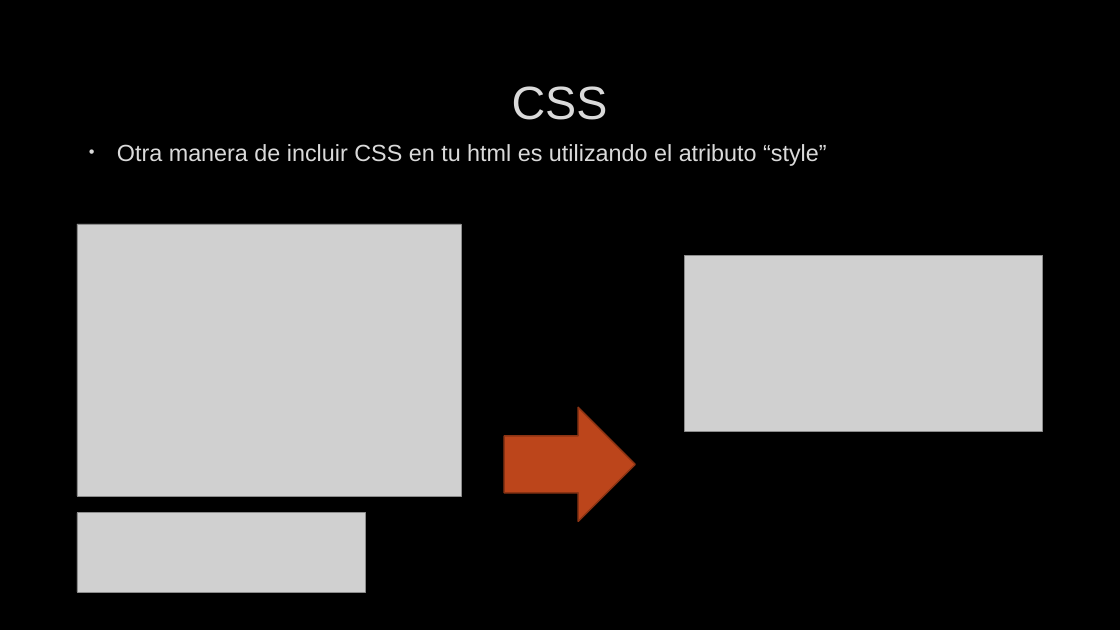
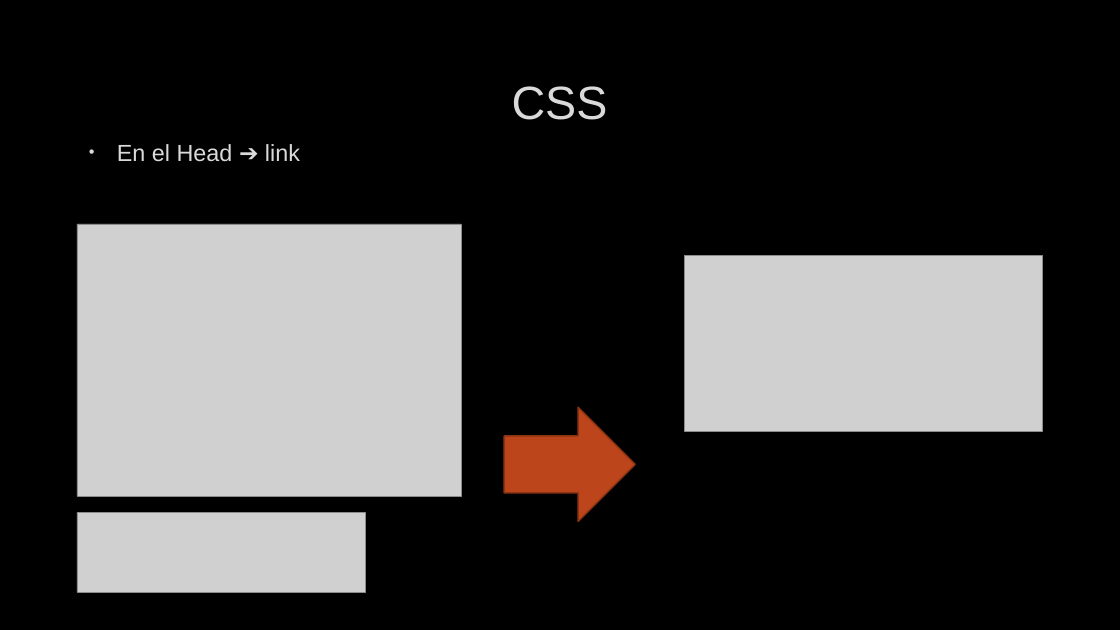
Before and after one commit to franvazgom/DAW-python, a slide deck: slide 3 of Docs/Modulo-III-Docs/02_CSS.pptx. Drawn at 1120x630 pixels with LibreOffice and Linux fonts; fonts in the diff are those of the drawing; grey boxes stand for pictures; background and template pictures are left out. Boxes give left, top, right and bottom in pixels: in the first picture for what was removed or moved away, otherwise in the second. Text is boxed around its words. In the diff, an @@ line names an element or a change of style, - is before the commit and + after.

```diff
--- a/Docs/Modulo-III-Docs/02_CSS.pptx
+++ b/Docs/Modulo-III-Docs/02_CSS.pptx
@@ text at box(117, 144, 300, 162): text changed @@
-• Otra manera de incluir CSS en tu html es utilizando el atributo “style”
+• En el Head ➔ link
```
Also in this commit, not shown: 1 other slide changed, 13 other files.
